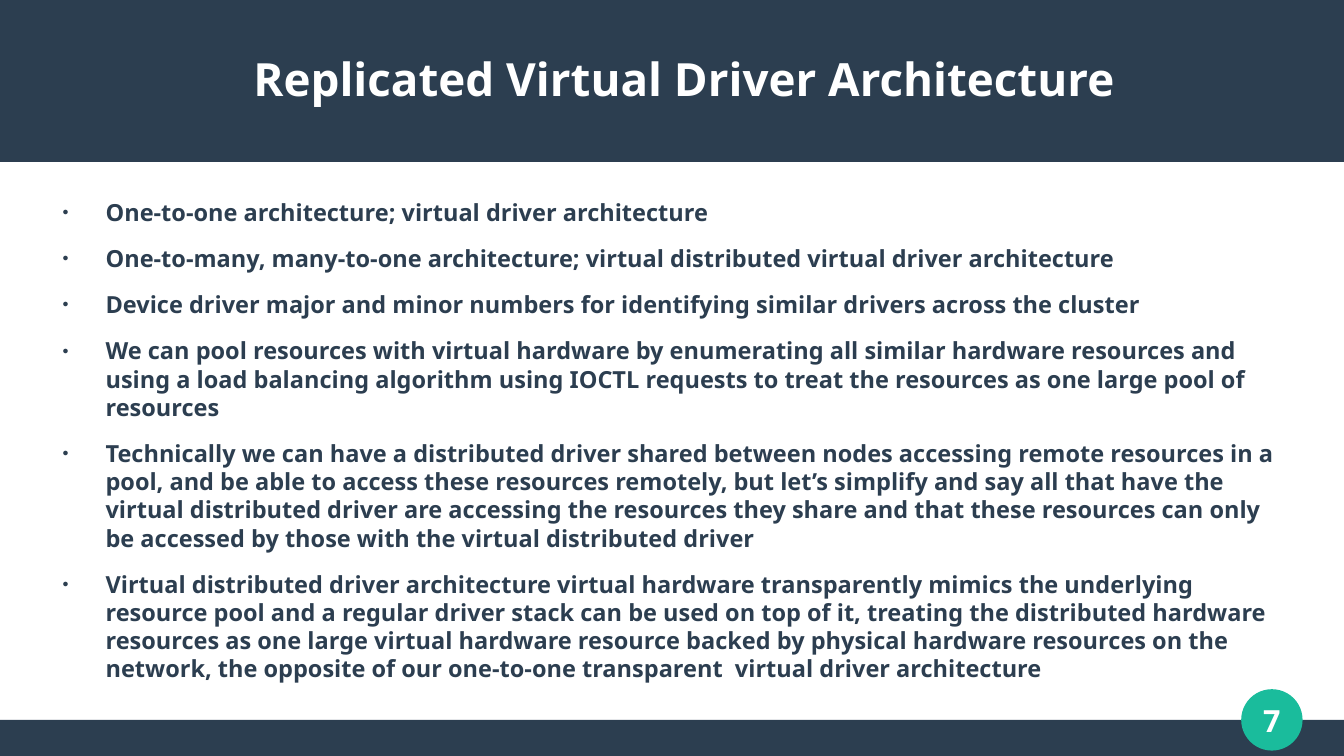
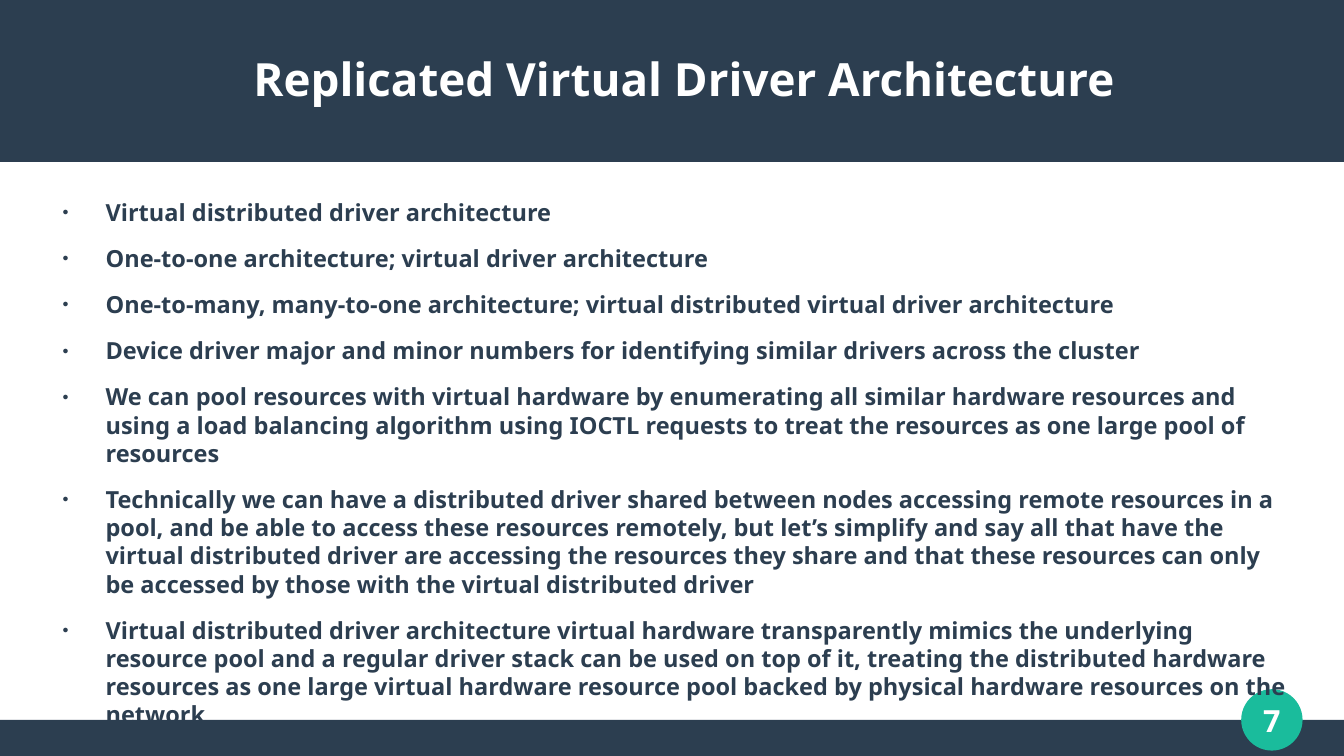
Before and after one commit to WaveArch/Wave, a slide deck: slide 7 of Replicated.pptx. Drawn at 1344x756 pixels with LibreOffice and Linux fonts; fonts in the diff are those of the drawing. Boxes give left, top, right and bottom in pixels: in the first picture for what was removed or moved away, otherwise in the second. Text is boxed around its words. In the diff, an @@ line names an element or a change of style, - is before the commit and + after.

Commit message:
Updated PowerPoint

```diff
--- a/Replicated.pptx
+++ b/Replicated.pptx
@@ text at (106,203,551,222): paragraph added @@
+● Virtual distributed driver architecture
@@ text at (106,621,1286,702): text changed @@
-● Virtual distributed driver architecture virtual hardware transparently mimics the underlying resource pool and a regular driver stack can be used on top of it, treating the distributed hardware resources as one large virtual hardware resource backed by physical hardware resources on the network, the opposite of our one-to-one transparent virtual driver architecture
+● Virtual distributed driver architecture virtual hardware transparently mimics the underlying resource pool and a regular driver stack can be used on top of it, treating the distributed hardware resources as one large virtual hardware resource pool backed by physical hardware resources on the network
```
